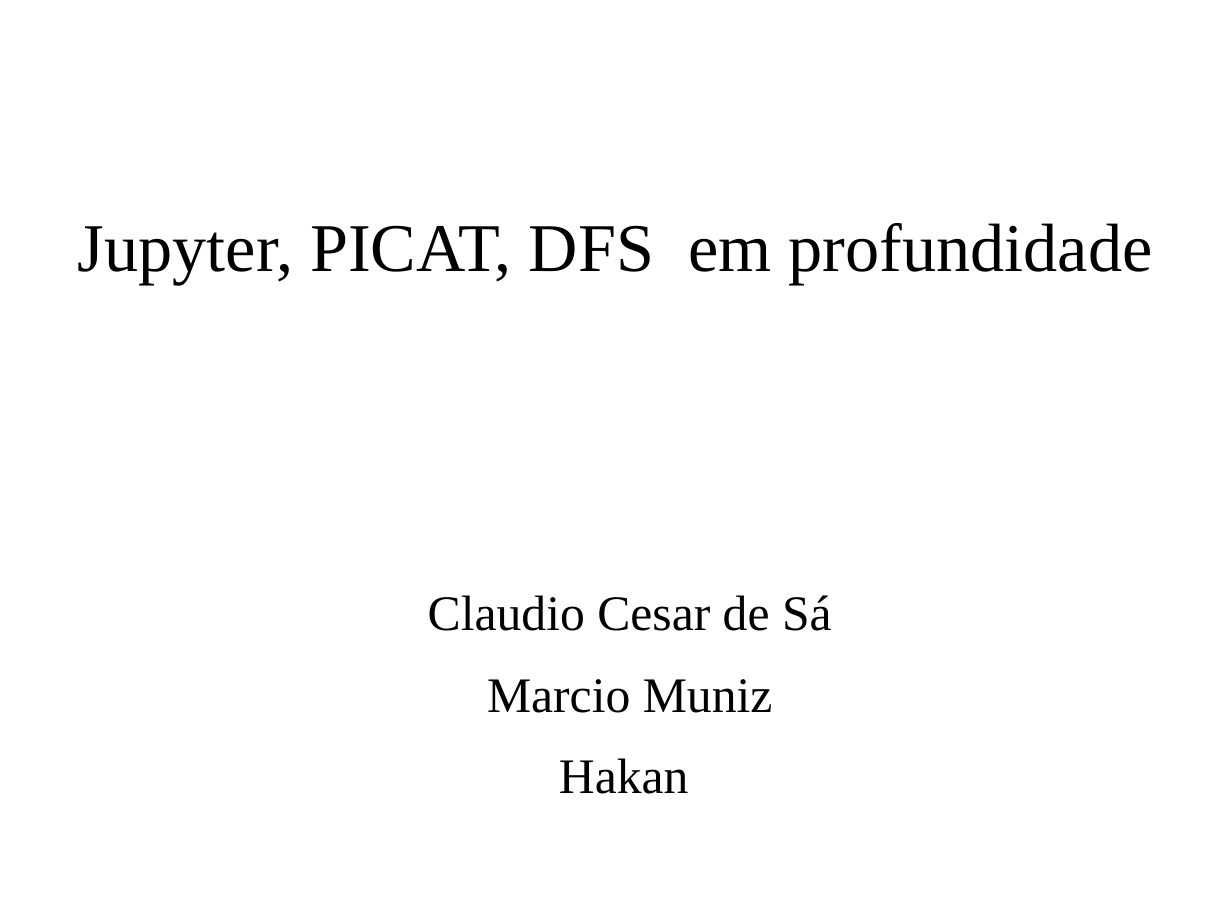
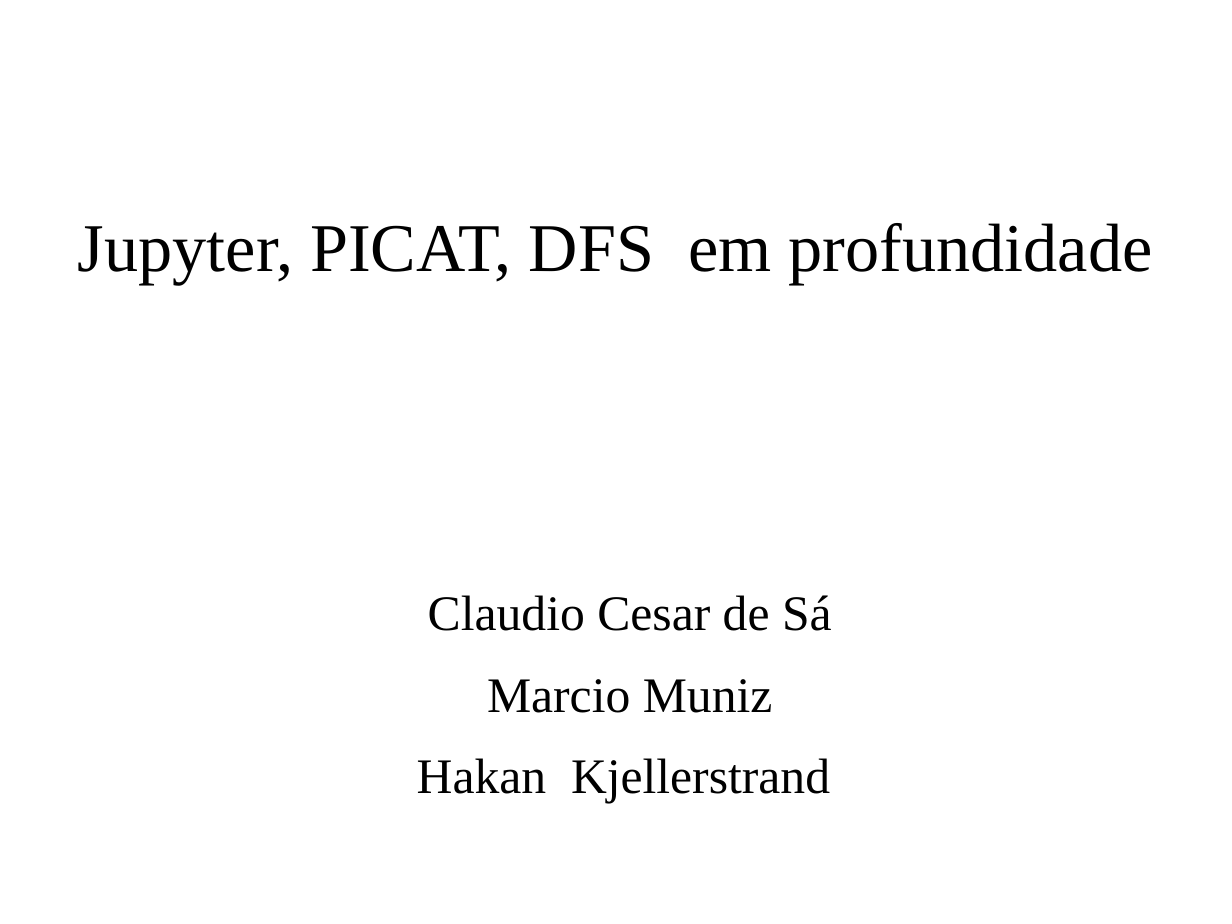
Before and after one commit to claudiosa/CCS, a slide deck: slide 1 of picat/YOUTUBE_dfs_jupyter_picat/slides_picat_jupyter_dfs.odp. Drawn at 1232x924 pixels with LibreOffice and Linux fonts; fonts in the diff are those of the drawing; background and template pictures are left out. Boxes give left, top, right and bottom in pixels: in the first picture for what was removed or moved away, otherwise in the second. Text is boxed around its words. In the diff, an @@ line names an element or a change of style, - is before the commit and + after.

```diff
--- a/picat/YOUTUBE_dfs_jupyter_picat/slides_picat_jupyter_dfs.odp
+++ b/picat/YOUTUBE_dfs_jupyter_picat/slides_picat_jupyter_dfs.odp
@@ text at [417,758,830,803]: text changed @@
-Hakan
+Hakan Kjellerstrand
```
Also in this commit, not shown: 2 other slides changed, 5 slides added, 15 other files.
